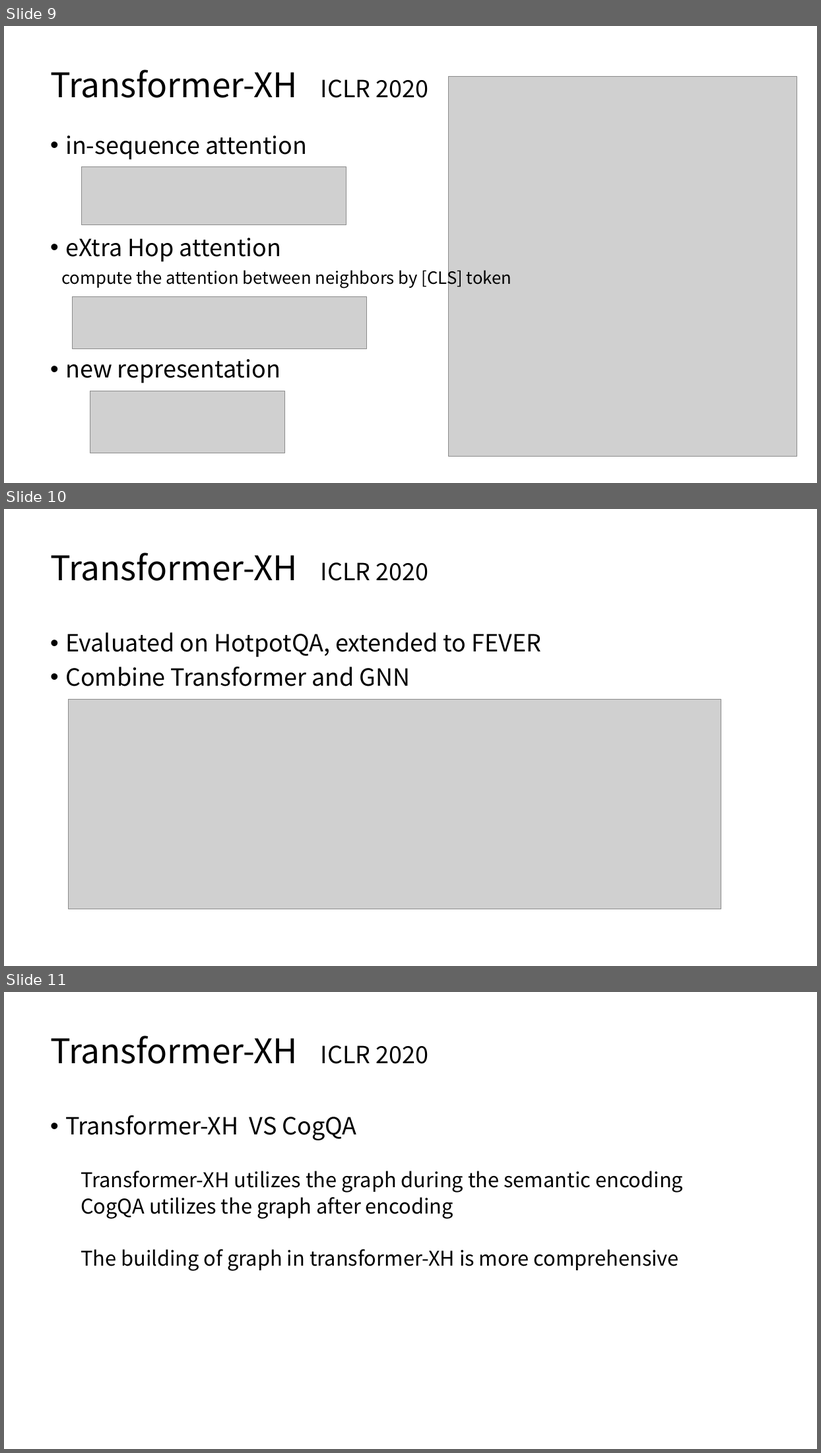
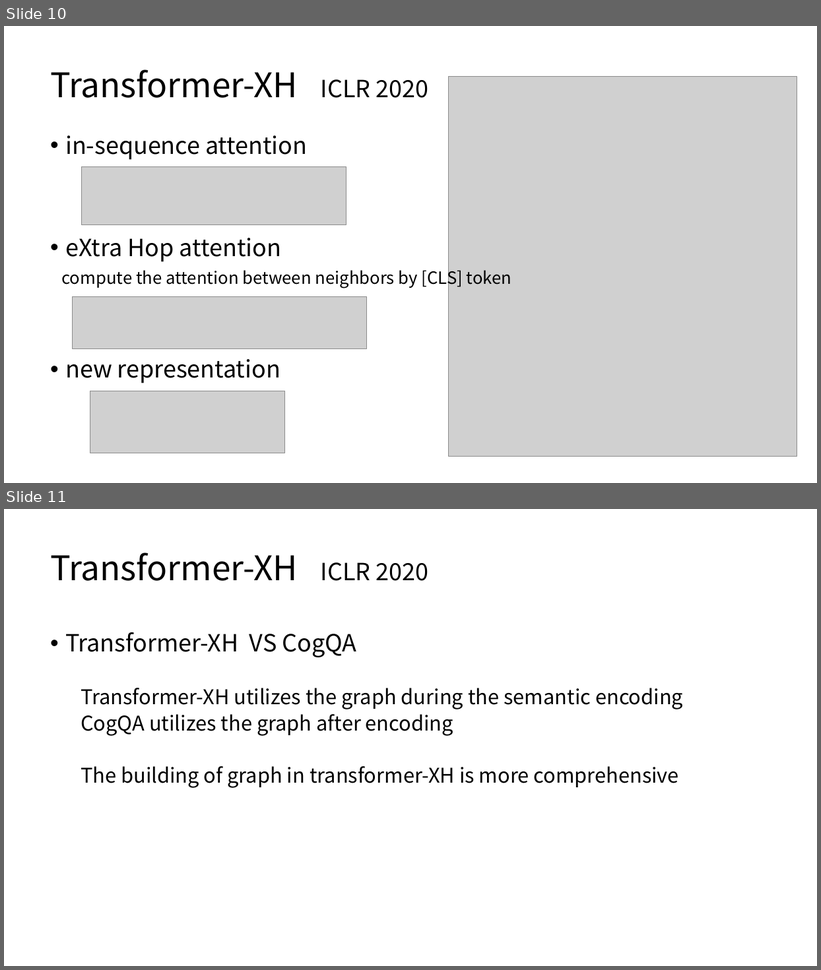
Before and after one commit to JamesHujy/TRPapers, a slide deck: slides/Survey_week1_hujinyi.pptx. Shown one above the other, each under a label of ours: slides 9, 10 and 11 before the commit, slides 10 and 11 after it. The pictures are 821x1453 and 821x970 pixels, drawn with LibreOffice and Linux fonts; fonts in the diff are those of the drawing; grey boxes stand for pictures. Boxes give left, top, right and bottom in pixels: in the first picture for what was removed or moved away, otherwise in the second. Text is boxed around its words. In the diff, an @@ line names an element or a change of style, - is before the commit and + after.

```diff
--- a/slides/Survey_week1_hujinyi.pptx
+++ b/slides/Survey_week1_hujinyi.pptx
@@ slide 10 removed at (4,509,817,966), background #FFFFFF @@
@@ title removed at (50,553,428,581) @@
-Transformer-XH ICLR 2020
@@ text removed at (65,632,542,687) @@
-• Evaluated on HotpotQA, extended to FEVER
-• Combine Transformer and GNN
@@ picture removed at (68,699,721,909) @@
@@ what was slide 9 is now slide 10 @@
```
Also in this commit, not shown: 6 slides changed, 7 slides added, 2 other slides removed.
